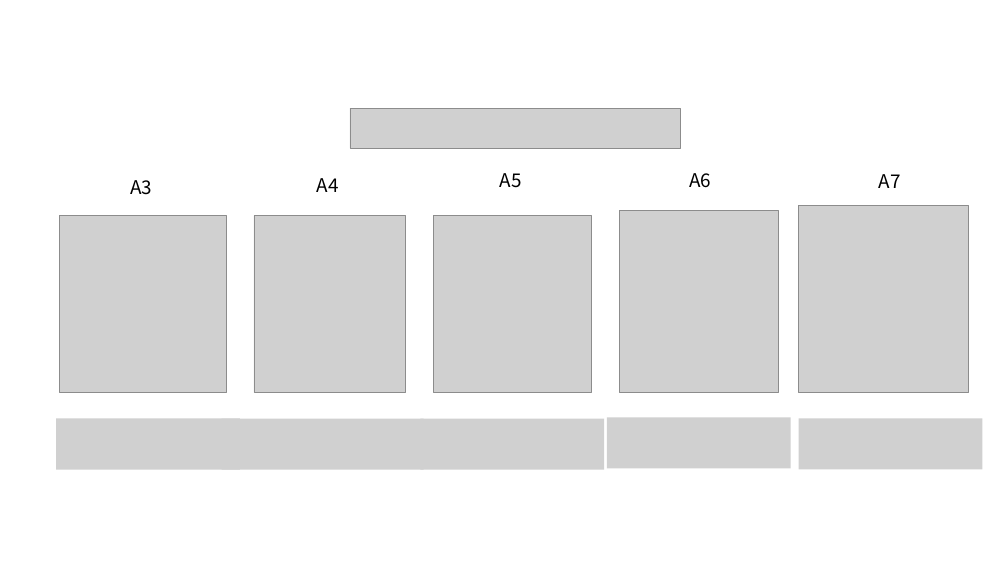
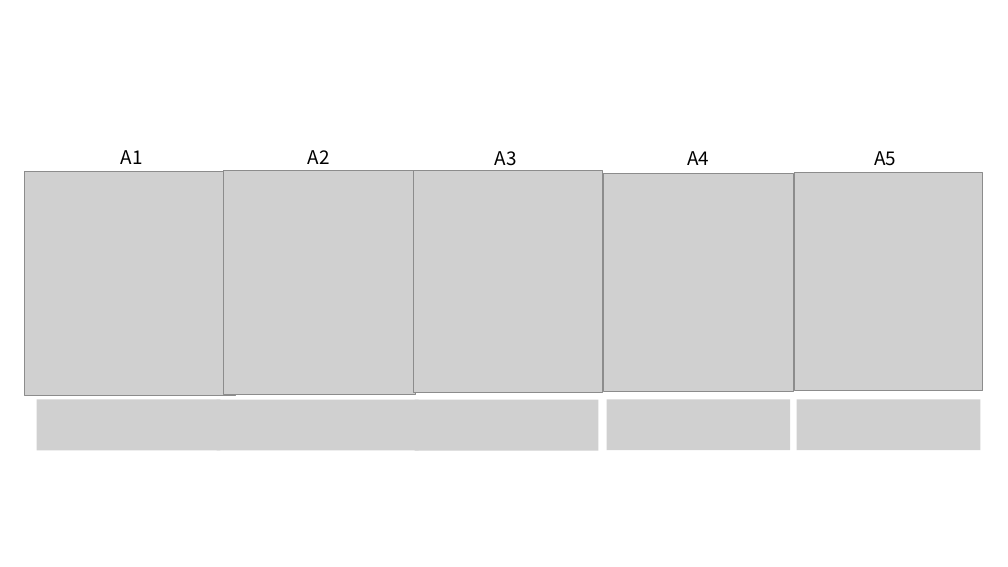
Before and after one commit to rsuzukiMuchi/rsuzuki_Mthesis, a slide deck: slide 2 of ronbun/src/fig/result/case1/case1.pptx (slide 1 before the commit). Drawn at 1008x567 pixels with LibreOffice and Linux fonts; fonts in the diff are those of the drawing; grey boxes stand for pictures. Boxes give left, top, right and bottom in pixels: in the first picture for what was removed or moved away, otherwise in the second. Text is boxed around its words. In the diff, an @@ line names an element or a change of style, - is before the commit and + after.

```diff
--- a/ronbun/src/fig/result/case1/case1.pptx
+++ b/ronbun/src/fig/result/case1/case1.pptx
@@ picture removed at <box>350,108,681,148</box> @@
@@ text "A3": place and size @@
-text "A3" at <box>130,180,152,195</box>
+text "A3" at <box>495,151,517,166</box>
@@ text "A4": place and size @@
-text "A4" at <box>317,178,339,192</box>
+text "A4" at <box>687,151,709,165</box>
@@ text "A5": place and size @@
-text "A5" at <box>500,173,522,188</box>
+text "A5" at <box>874,151,896,166</box>
@@ picture: place and size @@
-picture at <box>60,216,226,392</box>
+picture at <box>24,172,235,395</box>
@@ text added at <box>121,150,143,164</box>, 18 pt, text #000000 @@
+A1
@@ picture: place and size @@
-picture at <box>254,216,405,392</box>
+picture at <box>223,170,415,394</box>
@@ text added at <box>308,150,330,164</box>, 18 pt, text #000000 @@
+A2
@@ picture: place and size @@
-picture at <box>433,216,591,392</box>
+picture at <box>414,170,603,392</box>
@@ picture: place and size @@
-picture at <box>619,211,778,392</box>
+picture at <box>603,173,793,392</box>
@@ text removed at <box>689,173,711,188</box> @@
-A6
@@ picture: place and size @@
-picture at <box>799,206,969,392</box>
+picture at <box>795,172,983,391</box>
@@ text removed at <box>879,174,901,188</box> @@
-A7
@@ picture: place and size @@
-picture at <box>56,419,240,470</box>
+picture at <box>37,399,221,451</box>
@@ picture: place and size @@
-picture at <box>222,419,423,470</box>
+picture at <box>216,400,418,451</box>
@@ picture: place and size @@
-picture at <box>420,419,604,470</box>
+picture at <box>415,400,599,451</box>
@@ picture: place and size @@
-picture at <box>607,417,791,468</box>
+picture at <box>606,399,790,450</box>
@@ picture: place and size @@
-picture at <box>799,419,982,470</box>
+picture at <box>797,399,981,450</box>
```
Also in this commit, not shown: 1 other slide changed, 4 slides added, 21 other files.
